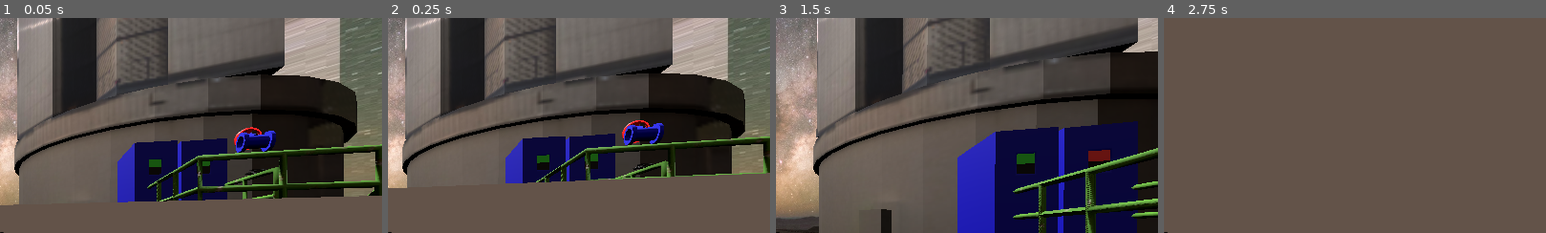
Above: before the commit, frames 1-4 (left to right).
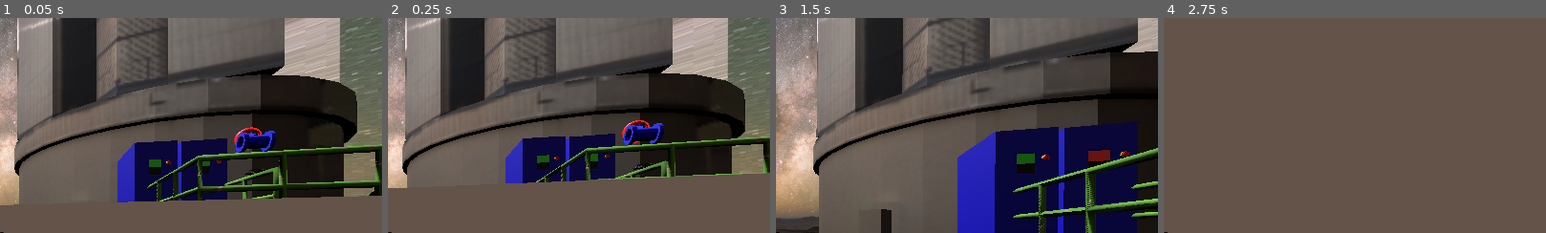
Above: after the commit, the same moments.

Repository: simancas-es/demo-godot-vr
Game: Godot game, scene res://XR/zones_xr/zone_xr_sample_basin.tscn
The game is run twice, just before and just after one commit, with the same random seed, the same clock (stepped at 60 frames per second) and the same inputs. This scene is started directly instead of the project's main scene.
Inputs (mouse positions are % of the whole screen's width and height, from its top left):
- Up to frame 1 (0.05 s): no input
- Up to frame 2 (0.25 s): no input
- Up to frame 3 (1.5 s): tap Enter at 0.5 s; move the mouse to (55, 50) at 0.52 s; hold W (up) from 0.53 s (still down); tap E (interact) at 0.6 s; click (55, 50) at 0.67 s; tap Space (movement_space) at 1.25 s; move the mouse to (45, 50) at 1.27 s; tap P (change_panorama) at 1.35 s
- Up to frame 4 (2.75 s): keep holding W (up); tap E (interact) at 1.55, 2.3 s; move the mouse to (52, 48) at 2.02 s; hold Ctrl (crouch) from 2.03 s (still down)
The pictures show only the part of the screen within x 50-100%, y 0-50%; the shares and areas given below are measured in that part.

The runs differ from the first frame. In frame 1, less than 0.1% of the frame differs, in the area x 43-58%, y 66-69%; in frame 2, less than 0.1%; in frame 3, 0.1%, in the area x 69-93%, y 61-67%; in frame 4, nothing differs.
Error in both runs: Invalid access to property or key 'control_pad_hand' on a base object of type 'Nil'. (res://XR/scenes/interactables/control_pad/control_pad.gd:61)

Commit message:
XR: Sample basin blower button logic

Diff:
--- a/XR/zones_xr/zone_xr_sample_basin.tscn
+++ b/XR/zones_xr/zone_xr_sample_basin.tscn
@@ -6,128 +6,130 @@
 [ext_resource type="PackedScene" uid="uid://d3jcjeus6qmgt" path="res://XR/scenes/portal/portal.tscn" id="4_ijleo"]
 [ext_resource type="PackedScene" uid="uid://dqpu4ej7811ev" path="res://zones/demo_vista/zoneobservatorio.tscn" id="5_14ude"]
 [ext_resource type="PackedScene" uid="uid://vb3fpby81rqy" path="res://XR/scenes/xr_van.tscn" id="6_mvgnd"]
+[ext_resource type="PackedScene" uid="uid://dbv1hvxufc1al" path="res://XR/scenes/interactables/objects/push_button.tscn" id="7_dfvsd"]
+[ext_resource type="Script" uid="uid://dtmtfgbjenrjv" path="res://XR/zones_xr/zone_xr_sample_basin/xr_blowers_interaction.gd" id="8_ijleo"]
 
-[sub_resource type="AnimationNodeAnimation" id="AnimationNodeAnimation_mvgnd"]
+[sub_resource type="AnimationNodeAnimation" id="AnimationNodeAnimation_ijleo"]
 animation = &"Grip"
 
-[sub_resource type="AnimationNodeAnimation" id="AnimationNodeAnimation_dfvsd"]
+[sub_resource type="AnimationNodeAnimation" id="AnimationNodeAnimation_phu2a"]
 animation = &"Grip"
 
-[sub_resource type="AnimationNodeBlend2" id="AnimationNodeBlend2_ijleo"]
+[sub_resource type="AnimationNodeBlend2" id="AnimationNodeBlend2_t66qr"]
 filter_enabled = true
 filters = ["Armature/Skeleton3D:Little_Distal_L", "Armature/Skeleton3D:Little_Intermediate_L", "Armature/Skeleton3D:Lit …(932 unchanged characters)…
 
-[sub_resource type="AnimationNodeAnimation" id="AnimationNodeAnimation_phu2a"]
+[sub_resource type="AnimationNodeAnimation" id="AnimationNodeAnimation_d6e8w"]
 animation = &"Grip 5"
 
-[sub_resource type="AnimationNodeBlend2" id="AnimationNodeBlend2_t66qr"]
+[sub_resource type="AnimationNodeBlend2" id="AnimationNodeBlend2_k88b6"]
 filter_enabled = true
 filters = ["Armature/Skeleton3D:Index_Distal_L", "Armature/Skeleton3D:Index_Intermediate_L", "Armature/Skeleton3D:Index_Metacarpal_L", "Armature/Skeleton3D:Index_Proximal_L", "Armature/Skeleton:Index_Distal_L", "Armature/Skeleton:Index_Intermediate_L", "Armature/Skeleton:Index_Proximal_L"]
 
-[sub_resource type="AnimationNodeBlendTree" id="AnimationNodeBlendTree_d6e8w"]
+[sub_resource type="AnimationNodeBlendTree" id="AnimationNodeBlendTree_cewqu"]
 graph_offset = Vector2(-536, 11)
-nodes/ClosedHand1/node = SubResource("AnimationNodeAnimation_mvgnd")
+nodes/ClosedHand1/node = SubResource("AnimationNodeAnimation_ijleo")
 nodes/ClosedHand1/position = Vector2(-600, 300)
-nodes/ClosedHand2/node = SubResource("AnimationNodeAnimation_dfvsd")
+nodes/ClosedHand2/node = SubResource("AnimationNodeAnimation_phu2a")
 nodes/ClosedHand2/position = Vector2(-360, 300)
-nodes/Grip/node = SubResource("AnimationNodeBlend2_ijleo")
+nodes/Grip/node = SubResource("AnimationNodeBlend2_t66qr")
 nodes/Grip/position = Vector2(0, 20)
-nodes/OpenHand/node = SubResource("AnimationNodeAnimation_phu2a")
+nodes/OpenHand/node = SubResource("AnimationNodeAnimation_d6e8w")
 nodes/OpenHand/position = Vector2(-600, 100)
-nodes/Trigger/node = SubResource("AnimationNodeBlend2_t66qr")
+nodes/Trigger/node = SubResource("AnimationNodeBlend2_k88b6")
 nodes/Trigger/position = Vector2(-360, 20)
 node_connections = [&"output", 0, &"Grip", &"Grip", 0, &"Trigger", &"Grip", 1, &"ClosedHand2", &"Trigger", 0, &"OpenHand", &"Trigger", 1, &"ClosedHand1"]
 
-[sub_resource type="AnimationNodeAnimation" id="AnimationNodeAnimation_k88b6"]
+[sub_resource type="AnimationNodeAnimation" id="AnimationNodeAnimation_oua7j"]
 animation = &"Grip"
 
-[sub_resource type="AnimationNodeAnimation" id="AnimationNodeAnimation_cewqu"]
+[sub_resource type="AnimationNodeAnimation" id="AnimationNodeAnimation_0oekp"]
 animation = &"Grip"
 
-[sub_resource type="AnimationNodeBlend2" id="AnimationNodeBlend2_oua7j"]
+[sub_resource type="AnimationNodeBlend2" id="AnimationNodeBlend2_yyg01"]
 filter_enabled = true
 filters = ["Armature/Skeleton3D:Little_Distal_L", "Armature/Skeleton3D:Little_Intermediate_L", "Armature/Skeleton3D:Lit …(932 unchanged characters)…
 
-[sub_resource type="AnimationNodeAnimation" id="AnimationNodeAnimation_0oekp"]
+[sub_resource type="AnimationNodeAnimation" id="AnimationNodeAnimation_xo6c6"]
 animation = &"Grip 5"
 
-[sub_resource type="AnimationNodeBlend2" id="AnimationNodeBlend2_yyg01"]
+[sub_resource type="AnimationNodeBlend2" id="AnimationNodeBlend2_wlig4"]
 filter_enabled = true
 filters = ["Armature/Skeleton3D:Index_Distal_L", "Armature/Skeleton3D:Index_Intermediate_L", "Armature/Skeleton3D:Index_Metacarpal_L", "Armature/Skeleton3D:Index_Proximal_L", "Armature/Skeleton:Index_Distal_L", "Armature/Skeleton:Index_Intermediate_L", "Armature/Skeleton:Index_Proximal_L"]
 
-[sub_resource type="AnimationNodeBlendTree" id="AnimationNodeBlendTree_xo6c6"]
+[sub_resource type="AnimationNodeBlendTree" id="AnimationNodeBlendTree_fwqiu"]
 graph_offset = Vector2(-536, 11)
-nodes/ClosedHand1/node = SubResource("AnimationNodeAnimation_k88b6")
+nodes/ClosedHand1/node = SubResource("AnimationNodeAnimation_oua7j")
 nodes/ClosedHand1/position = Vector2(-600, 300)
-nodes/ClosedHand2/node = SubResource("AnimationNodeAnimation_cewqu")
+nodes/ClosedHand2/node = SubResource("AnimationNodeAnimation_0oekp")
 nodes/ClosedHand2/position = Vector2(-360, 300)
-nodes/Grip/node = SubResource("AnimationNodeBlend2_oua7j")
+nodes/Grip/node = SubResource("AnimationNodeBlend2_yyg01")
 nodes/Grip/position = Vector2(0, 20)
-nodes/OpenHand/node = SubResource("AnimationNodeAnimation_0oekp")
+nodes/OpenHand/node = SubResource("AnimationNodeAnimation_xo6c6")
 nodes/OpenHand/position = Vector2(-600, 100)
-nodes/Trigger/node = SubResource("AnimationNodeBlend2_yyg01")
+nodes/Trigger/node = SubResource("AnimationNodeBlend2_wlig4")
 nodes/Trigger/position = Vector2(-360, 20)
 node_connections = [&"output", 0, &"Grip", &"Grip", 0, &"Trigger", &"Grip", 1, &"ClosedHand2", &"Trigger", 0, &"OpenHand", &"Trigger", 1, &"ClosedHand1"]
 
-[sub_resource type="AnimationNodeAnimation" id="AnimationNodeAnimation_wlig4"]
+[sub_resource type="AnimationNodeAnimation" id="AnimationNodeAnimation_jgccy"]
 animation = &"Grip"
 
-[sub_resource type="AnimationNodeAnimation" id="AnimationNodeAnimation_fwqiu"]
+[sub_resource type="AnimationNodeAnimation" id="AnimationNodeAnimation_qoo6q"]
 animation = &"Grip"
 
-[sub_resource type="AnimationNodeBlend2" id="AnimationNodeBlend2_jgccy"]
+[sub_resource type="AnimationNodeBlend2" id="AnimationNodeBlend2_en5gk"]
 filter_enabled = true
 filters = ["Armature/Skeleton3D:Little_Distal_R", "Armature/Skeleton3D:Little_Intermediate_R", "Armature/Skeleton3D:Lit …(932 unchanged characters)…
 
-[sub_resource type="AnimationNodeAnimation" id="AnimationNodeAnimation_qoo6q"]
+[sub_resource type="AnimationNodeAnimation" id="AnimationNodeAnimation_l0wje"]
 animation = &"Grip 5"
 
-[sub_resource type="AnimationNodeBlend2" id="AnimationNodeBlend2_en5gk"]
+[sub_resource type="AnimationNodeBlend2" id="AnimationNodeBlend2_ybwrk"]
 filter_enabled = true
 filters = ["Armature/Skeleton3D:Index_Distal_R", "Armature/Skeleton3D:Index_Intermediate_R", "Armature/Skeleton3D:Index_Metacarpal_R", "Armature/Skeleton3D:Index_Proximal_R", "Armature/Skeleton:Index_Distal_R", "Armature/Skeleton:Index_Intermediate_R", "Armature/Skeleton:Index_Proximal_R"]
 
-[sub_resource type="AnimationNodeBlendTree" id="AnimationNodeBlendTree_l0wje"]
+[sub_resource type="AnimationNodeBlendTree" id="AnimationNodeBlendTree_qymyc"]
 graph_offset = Vector2(-552.664, 107.301)
-nodes/ClosedHand1/node = SubResource("AnimationNodeAnimation_wlig4")
+nodes/ClosedHand1/node = SubResource("AnimationNodeAnimation_jgccy")
 nodes/ClosedHand1/position = Vector2(-600, 300)
-nodes/ClosedHand2/node = SubResource("AnimationNodeAnimation_fwqiu")
+nodes/ClosedHand2/node = SubResource("AnimationNodeAnimation_qoo6q")
 nodes/ClosedHand2/position = Vector2(-360, 300)
-nodes/Grip/node = SubResource("AnimationNodeBlend2_jgccy")
+nodes/Grip/node = SubResource("AnimationNodeBlend2_en5gk")
 nodes/Grip/position = Vector2(0, 40)
-nodes/OpenHand/node = SubResource("AnimationNodeAnimation_qoo6q")
+nodes/OpenHand/node = SubResource("AnimationNodeAnimation_l0wje")
 nodes/OpenHand/position = Vector2(-600, 100)
-nodes/Trigger/node = SubResource("AnimationNodeBlend2_en5gk")
+nodes/Trigger/node = SubResource("AnimationNodeBlend2_ybwrk")
 nodes/Trigger/position = Vector2(-360, 40)
 node_connections = [&"output", 0, &"Grip", &"Grip", 0, &"Trigger", &"Grip", 1, &"ClosedHand2", &"Trigger", 0, &"OpenHand", &"Trigger", 1, &"ClosedHand1"]
 
-[sub_resource type="AnimationNodeAnimation" id="AnimationNodeAnimation_ybwrk"]
+[sub_resource type="AnimationNodeAnimation" id="AnimationNodeAnimation_k5rmt"]
 animation = &"Grip"
 
-[sub_resource type="AnimationNodeAnimation" id="AnimationNodeAnimation_qymyc"]
+[sub_resource type="AnimationNodeAnimation" id="AnimationNodeAnimation_4dwdd"]
 animation = &"Grip"
 
-[sub_resource type="AnimationNodeBlend2" id="AnimationNodeBlend2_k5rmt"]
+[sub_resource type="AnimationNodeBlend2" id="AnimationNodeBlend2_cmrvy"]
 filter_enabled = true
 filters = ["Armature/Skeleton3D:Little_Distal_R", "Armature/Skeleton3D:Little_Intermediate_R", "Armature/Skeleton3D:Lit …(932 unchanged characters)…
 
-[sub_resource type="AnimationNodeAnimation" id="AnimationNodeAnimation_4dwdd"]
+[sub_resource type="AnimationNodeAnimation" id="AnimationNodeAnimation_8ygd4"]
 animation = &"Grip 5"
 
-[sub_resource type="AnimationNodeBlend2" id="AnimationNodeBlend2_cmrvy"]
+[sub_resource type="AnimationNodeBlend2" id="AnimationNodeBlend2_ai451"]
 filter_enabled = true
 filters = ["Armature/Skeleton3D:Index_Distal_R", "Armature/Skeleton3D:Index_Intermediate_R", "Armature/Skeleton3D:Index_Metacarpal_R", "Armature/Skeleton3D:Index_Proximal_R", "Armature/Skeleton:Index_Distal_R", "Armature/Skeleton:Index_Intermediate_R", "Armature/Skeleton:Index_Proximal_R"]
 
-[sub_resource type="AnimationNodeBlendTree" id="AnimationNodeBlendTree_8ygd4"]
+[sub_resource type="AnimationNodeBlendTree" id="AnimationNodeBlendTree_ssy1h"]
 graph_offset = Vector2(-552.664, 107.301)
-nodes/ClosedHand1/node = SubResource("AnimationNodeAnimation_ybwrk")
+nodes/ClosedHand1/node = SubResource("AnimationNodeAnimation_k5rmt")
 nodes/ClosedHand1/position = Vector2(-600, 300)
-nodes/ClosedHand2/node = SubResource("AnimationNodeAnimation_qymyc")
+nodes/ClosedHand2/node = SubResource("AnimationNodeAnimation_4dwdd")
 nodes/ClosedHand2/position = Vector2(-360, 300)
-nodes/Grip/node = SubResource("AnimationNodeBlend2_k5rmt")
+nodes/Grip/node = SubResource("AnimationNodeBlend2_cmrvy")
 nodes/Grip/position = Vector2(0, 40)
-nodes/OpenHand/node = SubResource("AnimationNodeAnimation_4dwdd")
+nodes/OpenHand/node = SubResource("AnimationNodeAnimation_8ygd4")
 nodes/OpenHand/position = Vector2(-600, 100)
-nodes/Trigger/node = SubResource("AnimationNodeBlend2_cmrvy")
+nodes/Trigger/node = SubResource("AnimationNodeBlend2_ai451")
 nodes/Trigger/position = Vector2(-360, 40)
 node_connections = [&"output", 0, &"Grip", &"Grip", 0, &"Trigger", &"Grip", 1, &"ClosedHand2", &"Trigger", 0, &"OpenHand", &"Trigger", 1, &"ClosedHand1"]
 
@@ -165,6 +167,19 @@
 target_scene = "uid://cakq3l4d46c36"
 labeltext = "Zur Hochschule"
 
+[node name="PushButton" parent="." instance=ExtResource("7_dfvsd")]
+transform = Transform3D(-0.009800553, 0.8842661, -0.46688062, -0.9999386, -0.011082585, -6.181753e-09, -0.00517425, 0.46685195, 0.8843204, 2.35403, 3.621404, -13.278099)
+
+[node name="PushButton2" parent="." instance=ExtResource("7_dfvsd")]
+transform = Transform3D(-0.009800553, 0.8198083, -0.57255423, -0.9999386, -0.010997675, 0.001369242, -0.0051742494, 0.5725325, 0.8198657, 2.9482894, 3.597378, -14.264146)
+
+[node name="LogicPushButtonBlowers" type="Node" parent="."]
+script = ExtResource("8_ijleo")
+
+[editable path="ZoneObservatorio"]
+[editable path="ZoneObservatorio/DemoConcreteBasin"]
+[editable path="ZoneObservatorio/DemoConcreteBasin/ValveStructure/FillingValve"]
+[editable path="ZoneObservatorio/item_dungeonkeys/keys"]
 [editable path="XRPlayer"]
 [editable path="XRPlayer/LeftHand/XRToolsCollisionHand/LeftHand"]
 [editable path="XRPlayer/LeftHand/XRToolsCollisionHand/LeftHand/Hand_Nails_low_L"]
--- /dev/null
+++ b/XR/zones_xr/zone_xr_sample_basin/xr_blowers_interaction.gd
@@ -0,0 +1,25 @@
+extends Node
+
+@onready var pb1 : XRToolsInteractablePushbuttonGeneral = $"../PushButton"
+@onready var pb2 : XRToolsInteractablePushbuttonGeneral = $"../PushButton2"
+
+@onready var basinsystem : Node3D = $"../ZoneObservatorio"
+
+#Interactables
+@onready var blower1 : MachineToggleable = basinsystem.get_node("DemoConcreteBasin/Aerator1Controller/blower")
+@onready var blower2 : MachineToggleable = basinsystem.get_node("DemoConcreteBasin/Aerator2Controller/blower")
+
+func _ready() -> void:
+	pb1.button_pressed.connect(on_pressed1)
+	pb2.button_pressed.connect(on_pressed2)
+
+
+
+func on_pressed1(...args) -> void:
+	blower1.activated.emit(null,null)
+	pass
+
+func on_pressed2(...args) -> void:
+	blower2.activated.emit(null,null)
+
+	pass
Not shown: 2 places in XR/zones_xr/zone_xr_sample_basin.tscn that only renumber resources
Not shown, added: XR/zones_xr/zone_xr_sample_basin/xr_blowers_interaction.gd.uid
